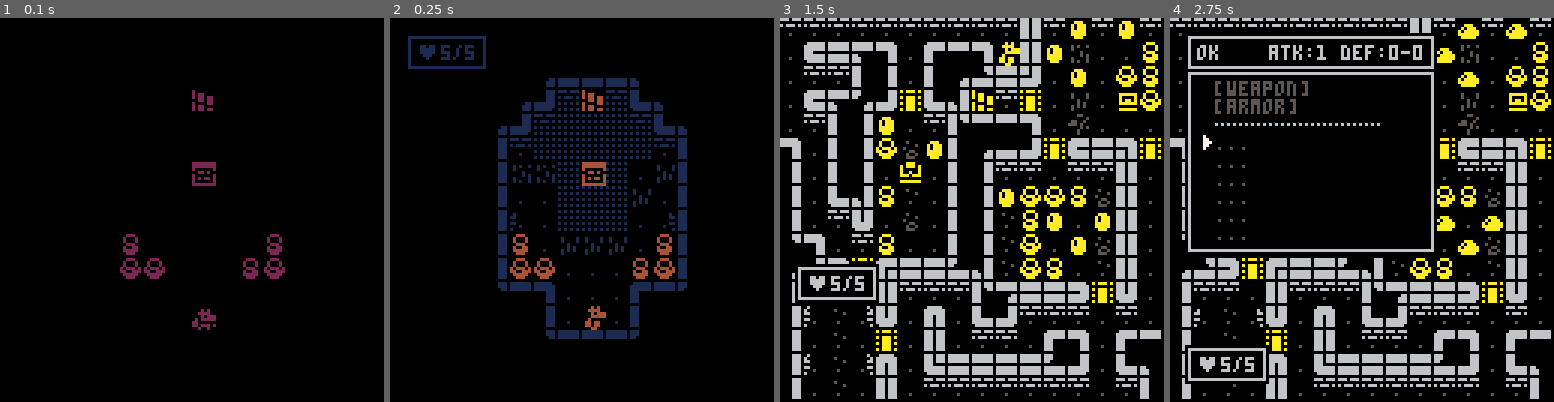
Above: before the commit, frames 1-4 (left to right).
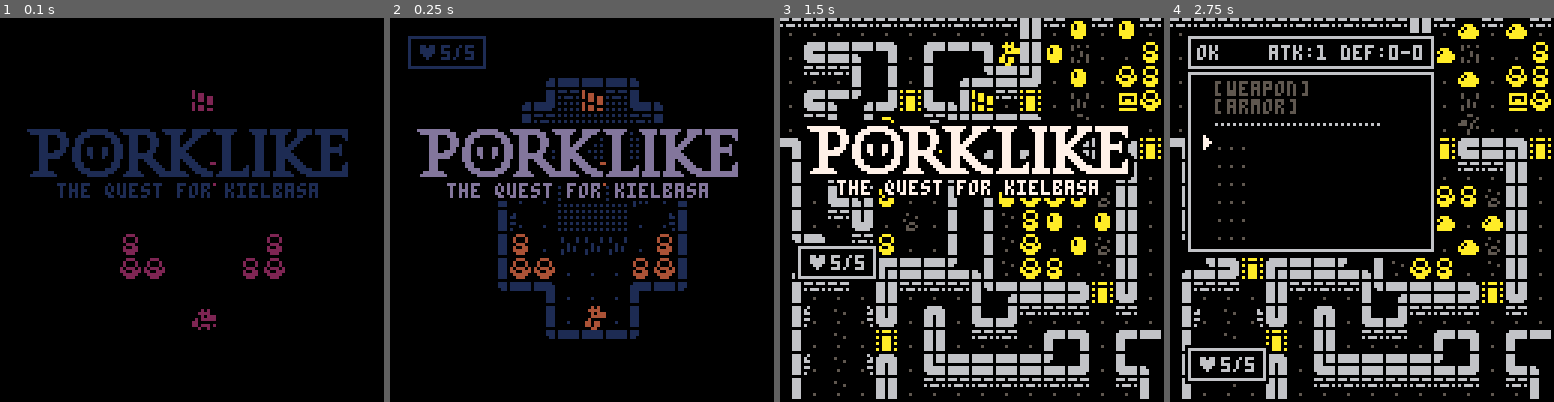
Above: after the commit, the same moments.

Repository: gabriel-jm/pico8-games
Game: PICO-8 cartridge porklike.p8
Same seed, same stepped clock (60 frames per second), same inputs: the game is played once before the commit and once after it.
Inputs:
- Up to frame 1 (0.1 s): no input
- Up to frame 2 (0.25 s): no input
- Up to frame 3 (1.5 s): tap O (Z key) at 0.33, 0.7, 1.43 s; tap X (X key) at 1.07 s
- Up to frame 4 (2.75 s): hold Left 1.97-2.37 s; tap X (X key) at 2.07, 2.4, 2.73 s; tap O (Z key) at 2.22 s; hold Down from 2.42 s (still down)

The runs differ from the first frame. In frame 1, 6.3% of the frame differs, in the area x 7-91%, y 28-47%; in frame 2, 7.8%; in frame 3, 9.8%, in the area x 3-93%, y 26-75%; in frame 4, nothing differs.

Commit message:
porklike - lesson 49 start

Diff:
--- a/porklike.p8
+++ b/porklike.p8
@@ -43,6 +43,7 @@
 function _draw()
 	_drw()
 	draw_windows()
+	draw_logo()
 	check_fade()
 end
 
@@ -58,6 +59,9 @@
 	fadeperc=1
 
 	btn_buffer=-1
+
+	logo_timer=240
+	logo_y=35
 
 	skip_ai=false
 	win=false
@@ -94,6 +98,9 @@
 	_upd=update_game
 	_drw=draw_game
 
+	st_steps,st_kills,st_meals=0,0,0
+	st_killer=""
+
 	food_names()
 	gen_floor(0)
 end
@@ -248,7 +255,11 @@
 end
 
 function btn_action()
-	if btn_buffer<0 then return end
+	if (btn_buffer<0) return
+
+	if logo_timer>0 then
+		logo_timer=0
+	end
 
 	if btn_buffer<4 then
 		move_player(
@@ -341,9 +352,24 @@
 	end)
 end
 
-function draw_gameover()
-	cls(2)
-	print("u ded",50,50,7)
+function draw_logo()
+	if logo_y>-24 then
+		logo_timer-=1
+
+		if logo_timer<=0 then
+			logo_y+=logo_timer/20
+		end
+
+		palt(12,true)
+		palt(0,false)
+		spr(144,7,logo_y,14,3)
+		palt()
+
+		outline_print(
+			"the quest for kielbasa",
+			19,logo_y+20,7,0
+		)
+	end
 end
 
 function draw_mob(mob)
@@ -365,6 +391,40 @@
 function draw_win()
 	cls(2)
 	print("u win",50,50,7)
+end
+
+function draw_gameover()
+	cls()
+
+	palt(12,true)
+	spr(
+		gameover_spr,gameover_x,
+		30,gameover_w,2
+	)
+	palt()
+
+	if not win then
+		print(
+			"killed by a "..st_killer,
+			28,43,6
+		)
+	end
+
+	color(5)
+	cursor(40,56)
+
+	if not win then
+		print("floor: "..floor)
+	end
+
+	print("steps: "..st_steps)
+	print("kills: "..st_kills)
+	print("meals: "..st_meals)
+
+	print(
+		"press ❎",40,90,
+		5+abs(sin(time()/3)*2)
+	)
 end
 
 function anim_map()
@@ -525,9 +585,16 @@
 	then
 		sfx(63)
 		mob_walk(plyr,dx,dy)
+		st_steps+=1
+
+		anim_timer=0
+		_upd=update_player_turn
 	else
 		-- not walkable
 		mob_bump(plyr,dx,dy)
+
+		anim_timer=0
+		_upd=update_player_turn
 
 		local mob=get_mob(dest_x,dest_y)
 
@@ -544,9 +611,6 @@
 			end
 		end
 	end
-
-	anim_timer=0
-	_upd=update_player_turn
 
 	unfog()
 end
@@ -683,6 +747,12 @@
 	)
 
 	if trgt.hp<=0 then
+		if trgt!=plyr then
+			st_kills+=1
+		else
+			st_killer=atk_m.name
+		end
+
 		trgt.dur=13
 		add(dead_mobs,trgt)
 		del(mobs,trgt)
@@ -734,8 +804,11 @@
 function check_end()
 	if win then
 		windows={}
+		gameover_spr=112
+		gameover_x=15
+		gameover_w=13
 		_upd=update_gameover
-		_drw=draw_win
+		_drw=draw_gameover
 		fadeout(0.02)
 
 		return false
@@ -744,6 +817,9 @@
 	if (plyr.hp>0) return true
 
 	windows={}
+	gameover_spr=80
+	gameover_x=28
+	gameover_w=9
 	_upd=update_gameover
 	_drw=draw_gameover
 	fadeout(0.02)
@@ -879,10 +955,15 @@
 function eat(item,mob)
 	local effect=item_stat1[item]
 
+	if mob==plyr then
+		st_meals+=1
+	end
+
 	food_effects[effect](mob)
 
 	show_msg(
-		item_name[item].." "..item_desc[item],
+		item_name[item].." "..
+		item_desc[item],
 		120
 	)
 end
@@ -1223,6 +1304,7 @@
 		ox=0,
 		oy=0,
 		sprt=mob_sprs[typ],
+		name=mob_name[typ],
 		flash=0,
 		flipped=false,
 		hp=mob_hp[typ],
@@ -1580,6 +1662,10 @@
 	add(mobs,plyr)
 
 	fog=blank_map()
+
+	if floor==1 then
+		st_steeps=0
+	end
 
 	if floor==0 then
 		return copy_map(16,0)
Not shown, changed: 56 lines of the sprite sheet (__gfx__) section of porklike.p8
